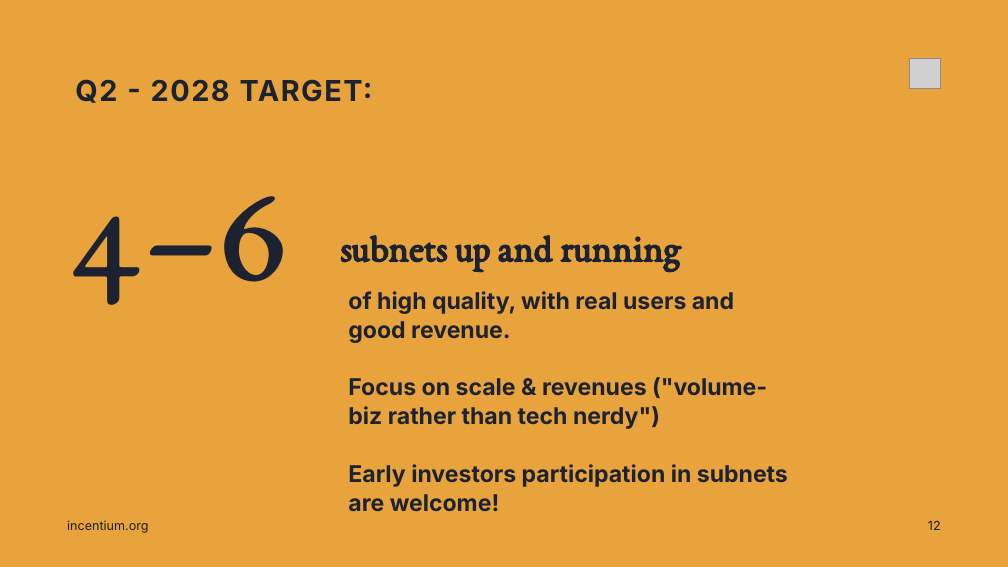
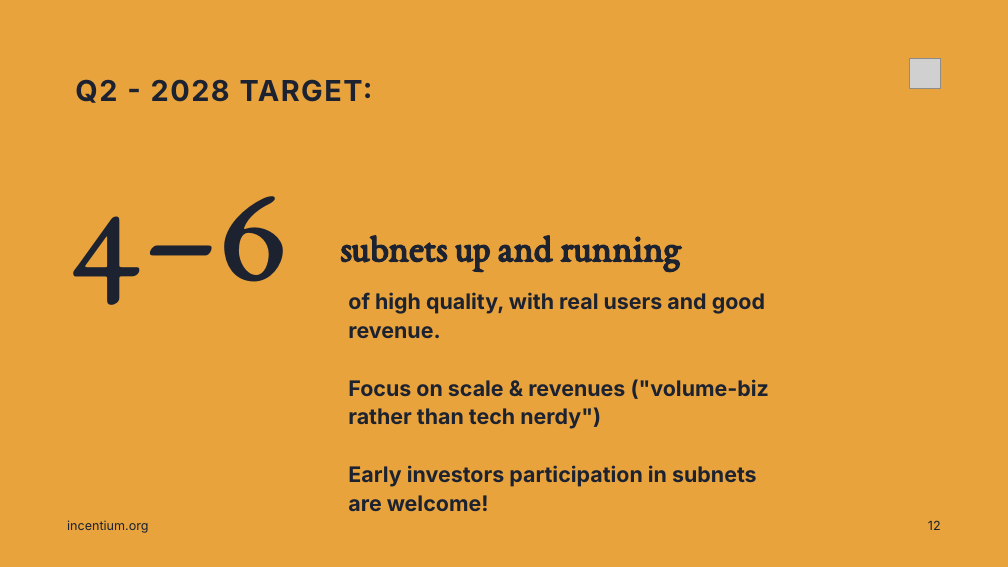
Before and after one commit to Doncoin1999/incentium-chain, a slide deck: slide 11 of site/events/incentium-introduction/incentium-introduction.pptx (slide 12 before the commit). Drawn at 1008x567 pixels with LibreOffice and Linux fonts; fonts in the diff are those of the drawing; grey boxes stand for pictures. Boxes give left, top, right and bottom in pixels: in the first picture for what was removed or moved away, otherwise in the second. Text is boxed around its words. In the diff, an @@ line names an element or a change of style, - is before the commit and + after.

```diff
--- a/site/events/incentium-introduction/incentium-introduction.pptx
+++ b/site/events/incentium-introduction/incentium-introduction.pptx
@@ text "of high quality, with real ..." at <box>348,292,769,511</box>: size 22 to 20.4 pt @@
```
Also in this commit, not shown: 1 other slide changed, 1 slide removed, 16 other files.
